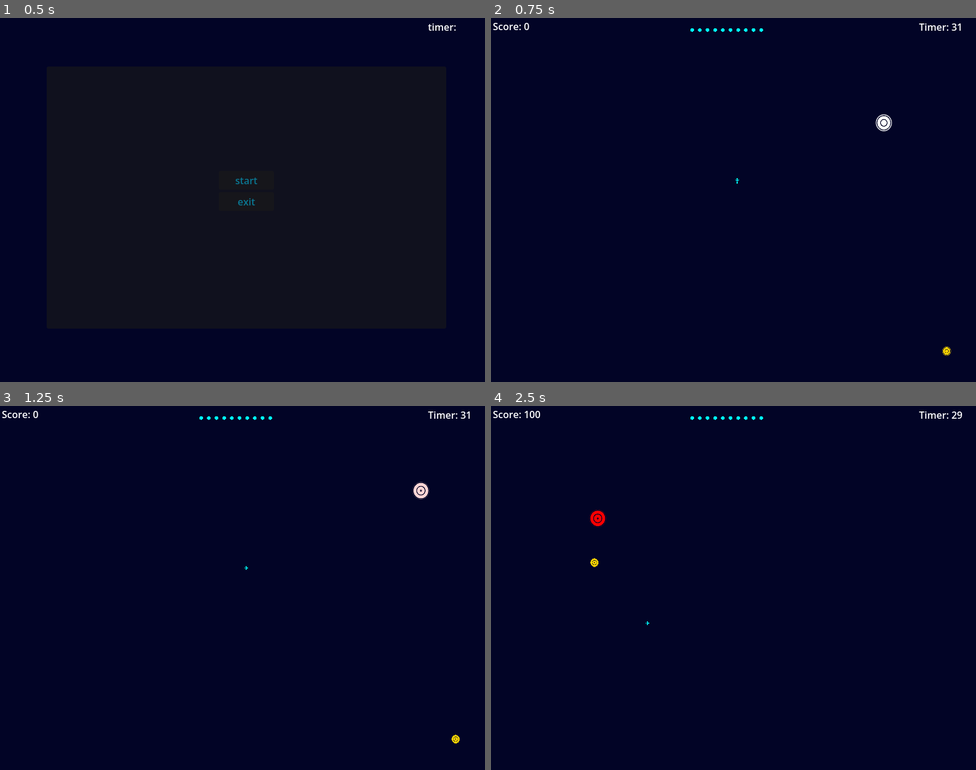
Above: before the commit, frames 1-4 (two rows, left to right).
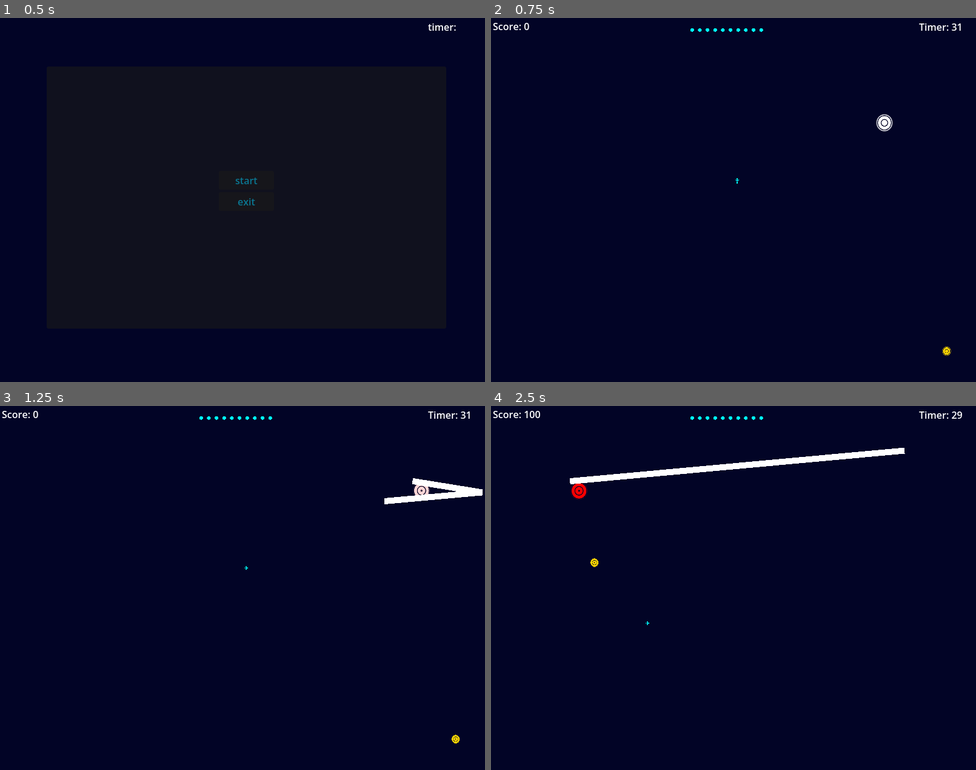
Above: after the commit, the same moments.

Repository: beki-github/speed-click
Game: Godot game, scene res://scenes/game.tscn
Two runs of this game, one before a commit and one after it. Both use one fixed random seed, a clock stepped at 60 frames per second and the inputs below.
Inputs (mouse positions are in pixels of both pictures, inside the frame that each line leads up to):
- Up to frame 1 (0.5 s): no input
- Up to frame 2 (0.75 s): click "start" at 0.5 s
- Up to frame 3 (1.25 s): no input
- Up to frame 4 (2.5 s): move the mouse to (946, 737) at 1.27 s; move the mouse to (646, 624) at 2.02 s

Frame 1 is identical in both runs. In frame 2, less than 0.1% of the frame differs, in the area x 79-83%, y 26-32%; in frame 3, 0.6%; in frame 4, 1.4%, in the area x 16-86%, y 11-34%.

Commit message:
offically migrated to 4.7 and added a line2D node for ray effects on the ball scene

Diff:
--- a/project.godot
+++ b/project.godot
@@ -12,7 +12,7 @@
 
 config/name="speed click"
 run/main_scene="res://scenes/game.tscn"
-config/features=PackedStringArray("4.6", "GL Compatibility")
+config/features=PackedStringArray("4.7", "GL Compatibility")
 config/icon="res://assets/icon.svg"
 
 [audio]
--- a/scenes/ball.tscn
+++ b/scenes/ball.tscn
@@ -2,6 +2,7 @@
 
 [ext_resource type="Script" uid="uid://dwlnbrpnkxsrk" path="res://scripts/ball.gd" id="1_cxlvu"]
 [ext_resource type="Shader" uid="uid://blu68anbiroqc" path="res://shaders/ball.gdshader" id="2_4dx81"]
+[ext_resource type="Script" uid="uid://pbpi6vw5q3oe" path="res://scripts/line_2d.gd" id="3_eew57"]
 [ext_resource type="AudioStream" uid="uid://btqjjh36c7kwn" path="res://assets/sounds/bounce.wav" id="3_f7cbr"]
 [ext_resource type="AudioStream" uid="uid://ce83xef5riiu1" path="res://assets/sounds/tap.wav" id="4_4dx81"]
 
@@ -263,11 +264,17 @@
 
 [node name="ColorRect" type="ColorRect" parent="." unique_id=233728551]
 material = SubResource("ShaderMaterial_eew57")
-offset_left = -15.0
+offset_left = -14.0
 offset_top = -15.0
-offset_right = 25.0
+offset_right = 26.0
 offset_bottom = 27.0
 scale = Vector2(0.75, 0.75)
+size_flags_horizontal = 4
+size_flags_vertical = 4
+
+[node name="Line2D" type="Line2D" parent="ColorRect" unique_id=43019171]
+top_level = true
+script = ExtResource("3_eew57")
 
 [node name="bounce" type="AudioStreamPlayer2D" parent="." unique_id=714131044]
 stream = ExtResource("3_f7cbr")
--- a/scenes/walls.tscn
+++ b/scenes/walls.tscn
@@ -16,7 +16,7 @@
 
 [node name="top" type="CollisionShape2D" parent="." unique_id=824641724]
 position = Vector2(445, -82)
-rotation = 3.200934
+rotation = 3.1764991
 shape = SubResource("RectangleShape2D_def3t")
 
 [node name="right" type="CollisionShape2D" parent="." unique_id=327191823]
@@ -30,6 +30,6 @@
 shape = SubResource("RectangleShape2D_0lpna")
 
 [node name="bottom" type="CollisionShape2D" parent="." unique_id=328677204]
-position = Vector2(405, 652)
+position = Vector2(391.00003, 652.00006)
 rotation = 0.034906585
 shape = SubResource("RectangleShape2D_exnah")
--- /dev/null
+++ b/scripts/line_2d.gd
@@ -0,0 +1,14 @@
+extends Line2D
+
+
+# Called when the node enters the scene tree for the first time.
+func _ready() -> void:
+	pass # Replace with function body.
+
+
+# Called every frame. 'delta' is the elapsed time since the previous frame.
+func _process(delta: float) -> void:
+	add_point(get_parent().global_position)
+	if points.size()>20:
+		remove_point(0)
+	pass
Not shown, added: scripts/line_2d.gd.uid
